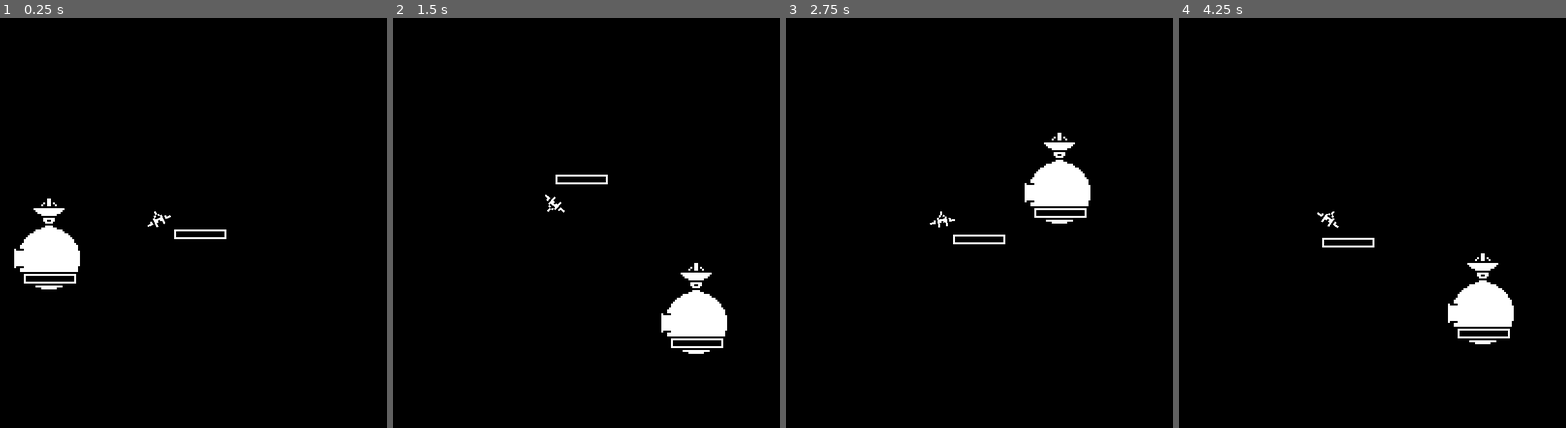
Above: before the commit, frames 1-4 (left to right).
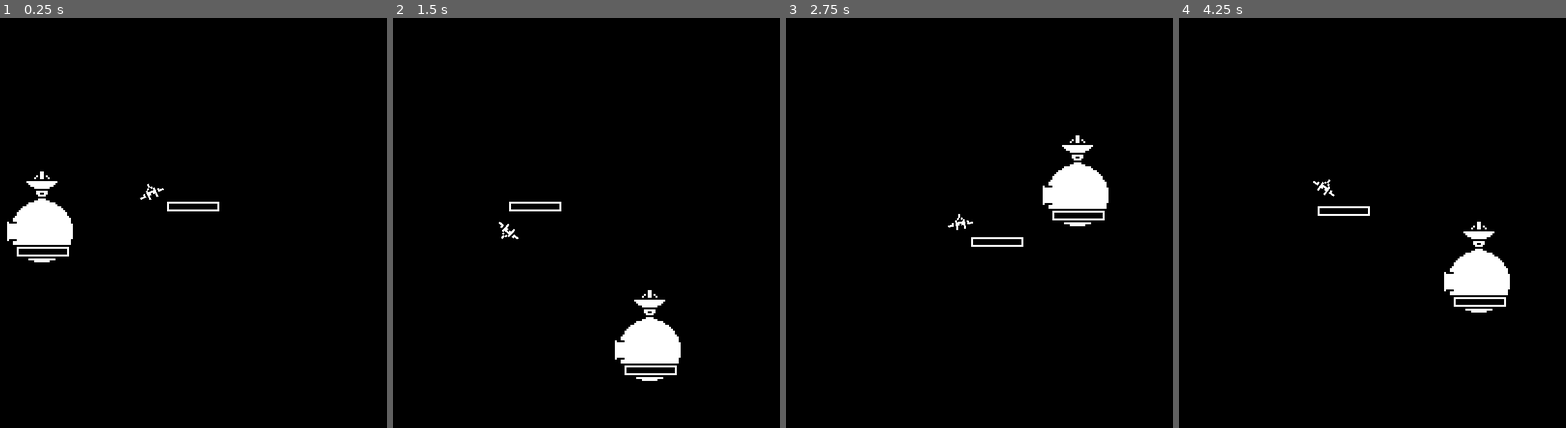
Above: after the commit, the same moments.

Repository: rthurmed/OrbitDefender
Game: Godot game, scene res://src/levels/Main.tscn
Two runs of this game, one before a commit and one after it. Both use one fixed random seed, a clock stepped at 60 frames per second and the inputs below.
Inputs:
- Up to frame 1 (0.25 s): no input
- Up to frame 2 (1.5 s): hold Up (higher) 0.53-1.28 s; tap X (invert) at 1.35 s
- Up to frame 3 (2.75 s): hold Down (lower) from 2.03 s (still down)
- Up to frame 4 (4.25 s): release Down (lower) at 2.78 s; tap Z (shoot) at 2.85 s; hold Up (higher) from 3.53 s (still down)

The runs differ from the first frame. In frame 1, 2.6% of the frame differs, in the area x 1-59%, y 37-67%; in frame 2, 3.9%, in the area x 27-87%, y 38-89%; in frame 3, 2.1%; in frame 4, 2.8%.

Commit message:
Improved camera

Diff:
--- a/src/game/ship/Ship.tscn
+++ b/src/game/ship/Ship.tscn
@@ -85,6 +85,7 @@
 
 [node name="Camera2D" type="Camera2D" parent="RotatoryAxis/Spaceship"]
 current = true
+smoothing_enabled = true
 
 [node name="AnimationPlayer" type="AnimationPlayer" parent="RotatoryAxis/Spaceship"]
 anims/RESET = SubResource( 3 )
